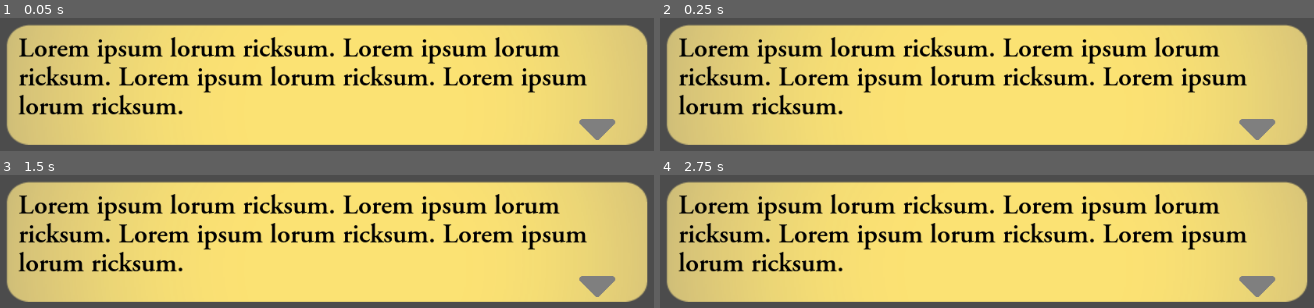
Above: before the commit, frames 1-4 (two rows, left to right).
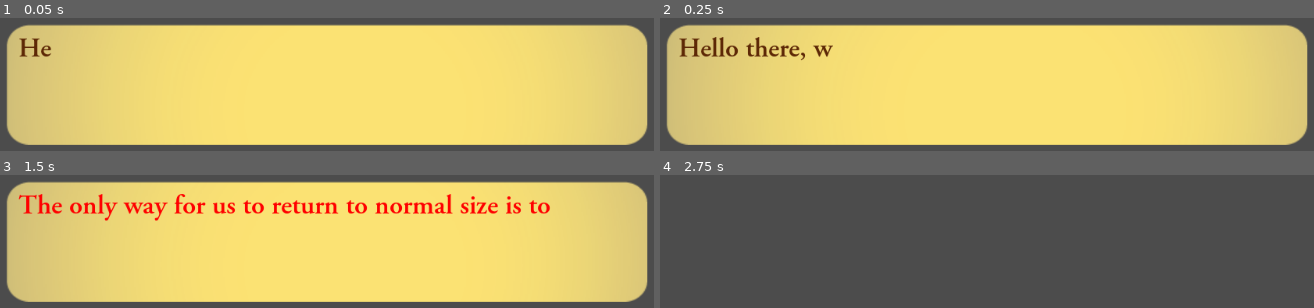
Above: after the commit, the same moments.

Repository: kleimaj/gaming-club-dev
Game: Godot game, scene res://Scenes/Cutscene/Cutscene.tscn
The game is run twice, just before and just after one commit, with the same random seed, the same clock (stepped at 60 frames per second) and the same inputs. This scene is started directly instead of the project's main scene.
Inputs (mouse positions are in pixels of both pictures, inside the frame that each line leads up to):
- Up to frame 1 (0.05 s): no input
- Up to frame 2 (0.25 s): no input
- Up to frame 3 (1.5 s): tap Enter (ui_accept) at 0.5, 0.6, 0.77, 1.07 s; move the mouse to (outside the picture) at 0.52 s; hold D (forward) 0.53-1.28 s; click (outside the picture) at 0.67 s; move the mouse to (outside the picture) at 1.27 s; hold A (back) from 1.28 s (still down); click (outside the picture) at 1.35 s
- Up to frame 4 (2.75 s): tap Enter (ui_accept) at 1.52, 1.55, 1.82, 2.1 s; move the mouse to (outside the picture) at 2.02 s; release A (back) at 2.03 s; hold D (forward) from 2.03 s (still down)

The runs differ from the first frame. In frame 1, 11% of the frame differs, in the area x 2-95%, y 14-92%; in frame 2, 12%; in frame 3, 13%; in frame 4, 88%, in the area x 0-100%, y 5-96%.
Error before the commit: Attempt to call function 'hide' in base 'null instance' on a null instance. (res://Scripts/DialogueBox.gd:80)

Commit message:
adds full dialogue box functionality

Diff:
--- a/Scenes/Cutscene/Cutscene.tscn
+++ b/Scenes/Cutscene/Cutscene.tscn
@@ -9,6 +9,22 @@
 size = 35
 use_filter = true
 font_data = ExtResource( 3 )
+
+[sub_resource type="Animation" id=2]
+resource_name = "IDLE"
+loop = true
+tracks/0/type = "value"
+tracks/0/path = NodePath(".:position")
+tracks/0/interp = 1
+tracks/0/loop_wrap = true
+tracks/0/imported = false
+tracks/0/enabled = true
+tracks/0/keys = {
+"times": PoolRealArray( 0, 0.4 ),
+"transitions": PoolRealArray( 1, 1 ),
+"update": 0,
+"values": [ Vector2( 755.986, 116.055 ), Vector2( 755.986, 106.055 ) ]
+}
 
 [node name="Cutscene" type="Control"]
 anchor_right = 1.0
@@ -45,7 +61,7 @@
 margin_right = -15.0
 margin_bottom = -15.0
 custom_fonts/normal_font = SubResource( 1 )
-custom_colors/default_color = Color( 0, 0, 0, 1 )
+custom_colors/default_color = Color( 0.368627, 0.160784, 0.027451, 1 )
 bbcode_enabled = true
 bbcode_text = "Lorem ipsum lorum ricksum. Lorem ipsum lorum ricksum. Lorem ipsum lorum ricksum. Lorem ipsum lorum ricksum. "
 text = "Lorem ipsum lorum ricksum. Lorem ipsum lorum ricksum. Lorem ipsum lorum ricksum. Lorem ipsum lorum ricksum. "
@@ -54,11 +70,13 @@
 }
 
 [node name="Indicator" type="Sprite" parent="DialogueBox"]
-position = Vector2( 755.986, 116.055 )
+visible = false
+position = Vector2( 755.986, 110.502 )
 scale = Vector2( 0.16, 0.16 )
 texture = ExtResource( 4 )
 
 [node name="AnimationPlayer" type="AnimationPlayer" parent="DialogueBox/Indicator"]
+anims/IDLE = SubResource( 2 )
 
 [node name="Tween" type="Tween" parent="DialogueBox"]
 
@@ -66,3 +84,11 @@
 visible = false
 margin_right = 40.0
 margin_bottom = 40.0
+
+[node name="NameText" type="RichTextLabel" parent="DialogueBox/NameRect"]
+visible = false
+margin_right = 40.0
+margin_bottom = 40.0
+bbcode_enabled = true
+bbcode_text = "Name"
+text = "Name"
--- a/Scripts/DialogueBox.gd
+++ b/Scripts/DialogueBox.gd
@@ -77,7 +77,7 @@
 		load_dialog()
 
 func load_dialog():
-	$indicator.hide()
+	$Indicator.hide()
 	if dialog_index < dialog_dics.size():
 		# Show Name if exists
 		if dialog_dics[dialog_index].name != null:
@@ -95,4 +95,4 @@
 
 
 func _on_Tween_tween_completed(object, key):
-	$indicator.show()
+	$Indicator.show()
Not shown: 1 places in Scenes/Cutscene/Cutscene.tscn that only renumber resources
